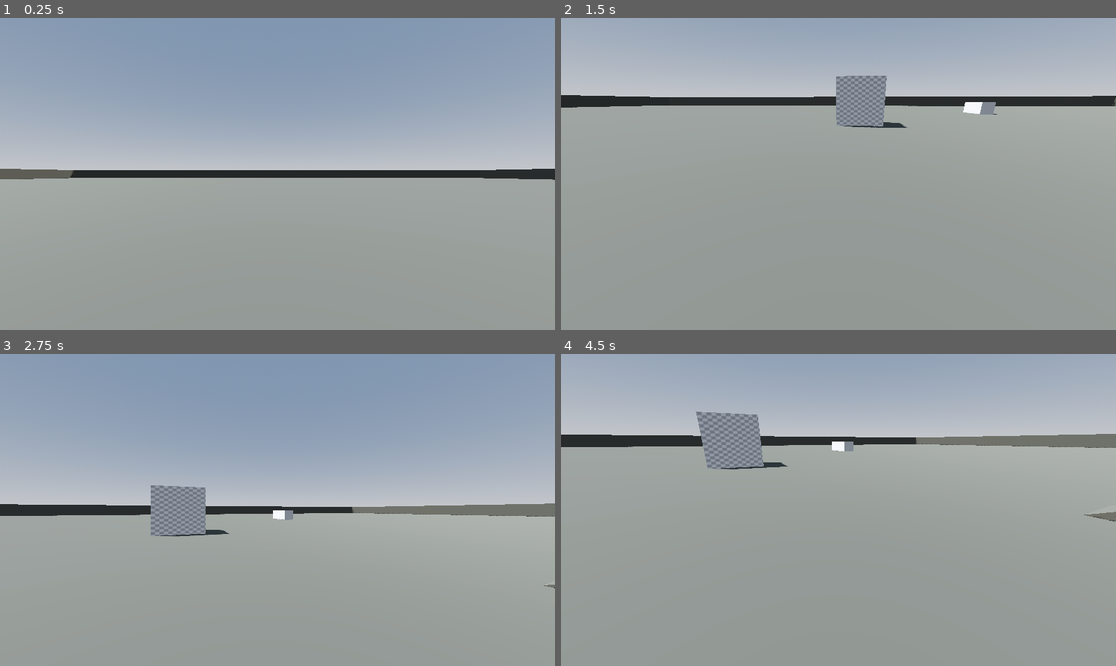
Above: before the commit, frames 1-4 (two rows, left to right).
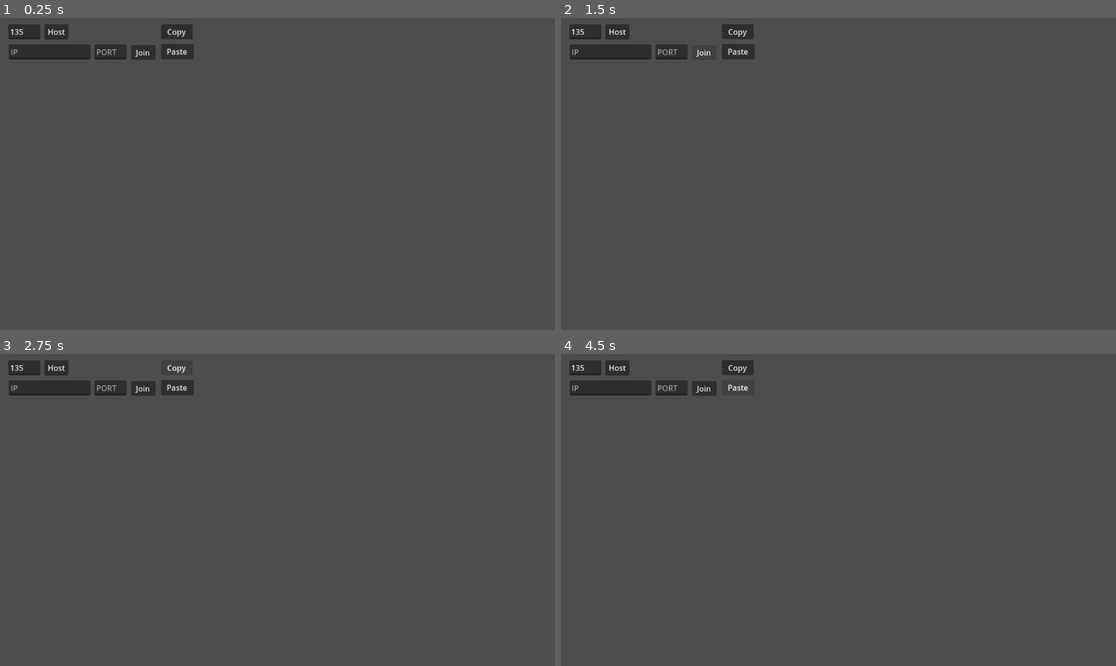
Above: after the commit, the same moments.

Repository: impizza-gg/movement_playground
Game: Godot game, scene res://scenes/main.tscn
The game is run twice, just before and just after one commit, with the same random seed, the same clock (stepped at 60 frames per second) and the same inputs.
Inputs (mouse positions are in pixels of both pictures, inside the frame that each line leads up to):
- Up to frame 1 (0.25 s): no input
- Up to frame 2 (1.5 s): click (616, 30) at 0.5 s, where only the run after the commit has a clickable "Host"; click (705, 52) at 1.25 s, where only the run after the commit has a clickable "Join"
- Up to frame 3 (2.75 s): click (177, 366) at 2 s, where only the run after the commit has a clickable "Copy"
- Up to frame 4 (4.5 s): click (738, 388) at 2.75 s, where only the run after the commit has a clickable "Paste"; click (738, 366) at 3.5 s, where only the run after the commit has a clickable "Copy"; click (738, 388) at 4.25 s, where only the run after the commit has a clickable "Paste"

The runs differ from the first frame. In frame 1, 100% of the frame differs, in the area x 0-100%, y 0-100%; in frame 2, 100%; in frame 3, 100%; in frame 4, 100%.

Commit message:
multiplayer movement

Diff:
--- /dev/null
+++ b/assets/materials/placeholder.tres
@@ -0,0 +1,8 @@
+[gd_resource type="StandardMaterial3D" load_steps=2 format=3 uid="uid://cp8x0ixm8gw6g"]
+
+[ext_resource type="Texture2D" uid="uid://ccuoscf0chga1" path="res://assets/textures/templategrid_albedo.png" id="1_bliox"]
+
+[resource]
+albedo_color = Color(0.34902, 0.32549, 0.305882, 1)
+albedo_texture = ExtResource("1_bliox")
+uv1_scale = Vector3(10, 10, 10)
--- /dev/null
+++ b/default_bus_layout.tres
@@ -0,0 +1,29 @@
+[gd_resource type="AudioBusLayout" load_steps=3 format=3 uid="uid://cv6iemwvxq6mq"]
+
+[sub_resource type="AudioEffectDelay" id="AudioEffectDelay_53v0y"]
+resource_name = "Delay"
+dry = 0.2
+tap1_level_db = 0.0
+tap2_level_db = 0.0
+feedback_active = true
+
+[sub_resource type="AudioEffectCapture" id="AudioEffectCapture_seoum"]
+resource_name = "Capture"
+
+[resource]
+bus/1/name = &"Mute Bus"
+bus/1/solo = false
+bus/1/mute = true
+bus/1/bypass_fx = false
+bus/1/volume_db = 0.0
+bus/1/send = &"Master"
+bus/2/name = &"Record"
+bus/2/solo = false
+bus/2/mute = false
+bus/2/bypass_fx = false
+bus/2/volume_db = 0.0
+bus/2/send = &"Mute Bus"
+bus/2/effect/0/effect = SubResource("AudioEffectDelay_53v0y")
+bus/2/effect/0/enabled = false
+bus/2/effect/1/effect = SubResource("AudioEffectCapture_seoum")
+bus/2/effect/1/enabled = true
--- a/project.godot
+++ b/project.godot
@@ -14,24 +14,29 @@
 run/main_scene="res://scenes/main.tscn"
 config/features=PackedStringArray("4.2", "Forward Plus")
 
+[audio]
+
+driver/enable_input=true
+driver/mix_rate=48000
+
 [input]
 
-W={
+forward={
 "deadzone": 0.5,
 "events": [Object(InputEventKey,"resource_local_to_scene":false,"resource_name":"","device":-1,"window_id":0,"alt_pressed":false,"shift_pressed":false,"ctrl_pressed":false,"meta_pressed":false,"pressed":false,"keycode":0,"physical_keycode":87,"key_label":0,"unicode":119,"echo":false,"script":null)
 ]
 }
-A={
+left={
 "deadzone": 0.5,
 "events": [Object(InputEventKey,"resource_local_to_scene":false,"resource_name":"","device":-1,"window_id":0,"alt_pressed":false,"shift_pressed":false,"ctrl_pressed":false,"meta_pressed":false,"pressed":false,"keycode":0,"physical_keycode":65,"key_label":0,"unicode":97,"echo":false,"script":null)
 ]
 }
-S={
+back={
 "deadzone": 0.5,
 "events": [Object(InputEventKey,"resource_local_to_scene":false,"resource_name":"","device":-1,"window_id":0,"alt_pressed":false,"shift_pressed":false,"ctrl_pressed":false,"meta_pressed":false,"pressed":false,"keycode":0,"physical_keycode":83,"key_label":0,"unicode":115,"echo":false,"script":null)
 ]
 }
-D={
+right={
 "deadzone": 0.5,
 "events": [Object(InputEventKey,"resource_local_to_scene":false,"resource_name":"","device":-1,"window_id":0,"alt_pressed":false,"shift_pressed":false,"ctrl_pressed":false,"meta_pressed":false,"pressed":false,"keycode":0,"physical_keycode":68,"key_label":0,"unicode":100,"echo":false,"script":null)
 ]
@@ -41,3 +46,23 @@
 "events": [Object(InputEventKey,"resource_local_to_scene":false,"resource_name":"","device":-1,"window_id":0,"alt_pressed":false,"shift_pressed":false,"ctrl_pressed":false,"meta_pressed":false,"pressed":false,"keycode":0,"physical_keycode":32,"key_label":0,"unicode":32,"echo":false,"script":null)
 ]
 }
+run={
+"deadzone": 0.5,
+"events": [Object(InputEventKey,"resource_local_to_scene":false,"resource_name":"","device":-1,"window_id":0,"alt_pressed":false,"shift_pressed":false,"ctrl_pressed":false,"meta_pressed":false,"pressed":false,"keycode":0,"physical_keycode":4194325,"key_label":0,"unicode":0,"echo":false,"script":null)
+]
+}
+push_to_talk={
+"deadzone": 0.5,
+"events": [Object(InputEventKey,"resource_local_to_scene":false,"resource_name":"","device":-1,"window_id":0,"alt_pressed":false,"shift_pressed":false,"ctrl_pressed":false,"meta_pressed":false,"pressed":false,"keycode":0,"physical_keycode":86,"key_label":0,"unicode":118,"echo":false,"script":null)
+]
+}
+toggle_mic={
+"deadzone": 0.5,
+"events": [Object(InputEventKey,"resource_local_to_scene":false,"resource_name":"","device":-1,"window_id":0,"alt_pressed":false,"shift_pressed":false,"ctrl_pressed":false,"meta_pressed":false,"pressed":false,"keycode":0,"physical_keycode":67,"key_label":0,"unicode":99,"echo":false,"script":null)
+]
+}
+delay_effect={
+"deadzone": 0.5,
+"events": [Object(InputEventKey,"resource_local_to_scene":false,"resource_name":"","device":-1,"window_id":0,"alt_pressed":false,"shift_pressed":false,"ctrl_pressed":false,"meta_pressed":false,"pressed":false,"keycode":0,"physical_keycode":88,"key_label":0,"unicode":120,"echo":false,"script":null)
+]
+}
--- a/scenes/main.tscn
+++ b/scenes/main.tscn
@@ -1,7 +1,8 @@
-[gd_scene load_steps=6 format=3 uid="uid://bihrl6ordk7di"]
+[gd_scene load_steps=7 format=3 uid="uid://bihrl6ordk7di"]
 
 [ext_resource type="PackedScene" uid="uid://bj33xw5txpl32" path="res://scenes/world.tscn" id="1_t6hnm"]
-[ext_resource type="PackedScene" uid="uid://b4e3pvi0xiqn8" path="res://scenes/player.tscn" id="2_s84rw"]
+[ext_resource type="PackedScene" uid="uid://d2ycoy7gcjn7" path="res://scenes/player/audio_manager.tscn" id="1_x3tfb"]
+[ext_resource type="PackedScene" uid="uid://nhhhyfmirj2" path="res://scenes/multiplayer_controls.tscn" id="2_qfdq4"]
 
 [sub_resource type="ProceduralSkyMaterial" id="ProceduralSkyMaterial_pij2v"]
 sky_horizon_color = Color(0.64625, 0.65575, 0.67075, 1)
@@ -18,6 +19,10 @@
 
 [node name="Node3D" type="Node3D"]
 
+[node name="AudioManager" parent="." instance=ExtResource("1_x3tfb")]
+
+[node name="Multiplayer_Controls" parent="." instance=ExtResource("2_qfdq4")]
+
 [node name="WorldEnvironment" type="WorldEnvironment" parent="."]
 environment = SubResource("Environment_k2cec")
 
@@ -27,5 +32,6 @@
 
 [node name="World" parent="." instance=ExtResource("1_t6hnm")]
 
-[node name="Player" parent="." instance=ExtResource("2_s84rw")]
-transform = Transform3D(1, 0, 0, 0, 1, 0, 0, 0, 1, 0, 1, 0)
+[node name="MultiplayerSpawner" type="MultiplayerSpawner" parent="."]
+_spawnable_scenes = PackedStringArray("res://scenes/player/player.tscn")
+spawn_path = NodePath("..")
--- /dev/null
+++ b/scenes/multiplayer_controls.tscn
@@ -0,0 +1,75 @@
+[gd_scene load_steps=3 format=3 uid="uid://nhhhyfmirj2"]
+
+[ext_resource type="Script" path="res://scripts/multiplayer_controls.gd" id="1_upll6"]
+[ext_resource type="PackedScene" uid="uid://b4e3pvi0xiqn8" path="res://scenes/player/player.tscn" id="2_lg2uu"]
+
+[node name="Multiplayer_Controls" type="Node"]
+script = ExtResource("1_upll6")
+player_scene = ExtResource("2_lg2uu")
+
+[node name="Host_Button" type="Button" parent="."]
+offset_left = 92.0
+offset_top = 13.0
+offset_right = 142.0
+offset_bottom = 45.0
+focus_mode = 0
+text = "Host"
+
+[node name="Join_Button" type="Button" parent="."]
+offset_left = 272.0
+offset_top = 56.0
+offset_right = 323.0
+offset_bottom = 87.0
+focus_mode = 0
+text = "Join"
+
+[node name="Copy_Button" type="Button" parent="."]
+offset_left = 334.0
+offset_top = 13.0
+offset_right = 400.0
+offset_bottom = 44.0
+focus_mode = 0
+text = "Copy
+"
+
+[node name="Paste_Button" type="Button" parent="."]
+offset_left = 334.0
+offset_top = 54.0
+offset_right = 402.0
+offset_bottom = 86.0
+focus_mode = 0
+text = "Paste
+"
+
+[node name="IP_Input" type="LineEdit" parent="."]
+offset_left = 18.0
+offset_top = 55.0
+offset_right = 188.0
+offset_bottom = 86.0
+placeholder_text = "IP"
+
+[node name="JoinPort_Input" type="LineEdit" parent="."]
+offset_left = 196.0
+offset_top = 55.0
+offset_right = 263.063
+offset_bottom = 86.0
+placeholder_text = "PORT"
+
+[node name="HostPort_Input" type="LineEdit" parent="."]
+offset_left = 17.0
+offset_top = 13.0
+offset_right = 84.0625
+offset_bottom = 44.0
+text = "135"
+placeholder_text = "HOST PORT"
+
+[node name="IP_Label" type="Label" parent="."]
+offset_left = 177.0
+offset_top = 14.0
+offset_right = 307.0
+offset_bottom = 43.0
+
+[connection signal="pressed" from="Host_Button" to="." method="_on_host_button_pressed"]
+[connection signal="pressed" from="Join_Button" to="." method="_on_join_button_pressed"]
+[connection signal="pressed" from="Copy_Button" to="." method="_on_copy_button_pressed"]
+[connection signal="pressed" from="Paste_Button" to="." method="_on_paste_button_pressed"]
--- a/scenes/player.tscn
+++ /dev/null
@@ -1,21 +0,0 @@
-[gd_scene load_steps=4 format=3 uid="uid://b4e3pvi0xiqn8"]
-
-[ext_resource type="Script" path="res://scripts/Player.gd" id="1_suouo"]
-
-[sub_resource type="CapsuleMesh" id="CapsuleMesh_ocpyd"]
-
-[sub_resource type="CapsuleShape3D" id="CapsuleShape3D_wkflo"]
-
-[node name="Player" type="CharacterBody3D"]
-script = ExtResource("1_suouo")
-
-[node name="MeshInstance3D" type="MeshInstance3D" parent="."]
-mesh = SubResource("CapsuleMesh_ocpyd")
-
-[node name="CollisionShape3D" type="CollisionShape3D" parent="."]
-shape = SubResource("CapsuleShape3D_wkflo")
-
-[node name="Pivot" type="Node3D" parent="."]
-
-[node name="Camera3D" type="Camera3D" parent="Pivot"]
-transform = Transform3D(1, 0, 0, 0, 1, 0, 0, 0, 1, 0, 0.5, 0)
--- /dev/null
+++ b/scenes/player/audio_manager.tscn
@@ -0,0 +1,16 @@
+[gd_scene load_steps=3 format=3 uid="uid://d2ycoy7gcjn7"]
+
+[ext_resource type="Script" path="res://scripts/AudioManager.gd" id="1_qykfo"]
+
+[sub_resource type="AudioStreamGenerator" id="AudioStreamGenerator_ee6di"]
+mix_rate = 48000.0
+
+[node name="AudioManager" type="Node"]
+script = ExtResource("1_qykfo")
+
+[node name="Input" type="AudioStreamPlayer" parent="."]
+bus = &"Record"
+
+[node name="AudioStreamPlayer" type="AudioStreamPlayer" parent="."]
+stream = SubResource("AudioStreamGenerator_ee6di")
+autoplay = true
--- /dev/null
+++ b/scenes/player/pivot.tscn
@@ -0,0 +1,6 @@
+[gd_scene format=3 uid="uid://80pg6kgdmwuv"]
+
+[node name="Pivot" type="Node3D"]
+
+[node name="Camera3D" type="Camera3D" parent="."]
+transform = Transform3D(1, 0, 0, 0, 1, 0, 0, 0, 1, 0, 0.5, 0)
--- /dev/null
+++ b/scenes/player/player.tscn
@@ -0,0 +1,32 @@
+[gd_scene load_steps=5 format=3 uid="uid://b4e3pvi0xiqn8"]
+
+[ext_resource type="Script" path="res://scripts/Player.gd" id="1_sqvgq"]
+
+[sub_resource type="CapsuleMesh" id="CapsuleMesh_ocpyd"]
+
+[sub_resource type="CapsuleShape3D" id="CapsuleShape3D_wkflo"]
+
+[sub_resource type="SceneReplicationConfig" id="SceneReplicationConfig_4aqv5"]
+properties/0/path = NodePath(".:position")
+properties/0/spawn = true
+properties/0/replication_mode = 1
+properties/1/path = NodePath("MeshInstance3D:rotation")
+properties/1/spawn = true
+properties/1/replication_mode = 1
+
+[node name="Player" type="CharacterBody3D"]
+script = ExtResource("1_sqvgq")
+
+[node name="MeshInstance3D" type="MeshInstance3D" parent="."]
+mesh = SubResource("CapsuleMesh_ocpyd")
+
+[node name="Name_Label" type="Label3D" parent="MeshInstance3D"]
+transform = Transform3D(-1, 0, -8.74228e-08, 0, 1, 0, 8.74228e-08, 0, -1, 0, 1.44542, 0)
+text = "
+"
+
+[node name="CollisionShape3D" type="CollisionShape3D" parent="."]
+shape = SubResource("CapsuleShape3D_wkflo")
+
+[node name="MultiplayerSynchronizer" type="MultiplayerSynchronizer" parent="."]
+replication_config = SubResource("SceneReplicationConfig_4aqv5")
--- a/scenes/world/box.tscn
+++ b/scenes/world/box.tscn
@@ -1,12 +1,8 @@
-[gd_scene load_steps=5 format=3 uid="uid://ba07fy7bpysac"]
+[gd_scene load_steps=4 format=3 uid="uid://ba07fy7bpysac"]
 
-[ext_resource type="Texture2D" uid="uid://ccuoscf0chga1" path="res://assets/textures/templategrid_albedo.png" id="1_0gqxe"]
+[ext_resource type="Material" uid="uid://cp8x0ixm8gw6g" path="res://assets/materials/placeholder.tres" id="1_8jh0l"]
 
 [sub_resource type="BoxMesh" id="BoxMesh_7xi6k"]
-
-[sub_resource type="StandardMaterial3D" id="StandardMaterial3D_ucvwt"]
-albedo_texture = ExtResource("1_0gqxe")
-uv1_scale = Vector3(10, 10, 10)
 
 [sub_resource type="BoxShape3D" id="BoxShape3D_fl1jo"]
 
@@ -14,7 +10,7 @@
 
 [node name="MeshInstance3D" type="MeshInstance3D" parent="."]
 mesh = SubResource("BoxMesh_7xi6k")
-surface_material_override/0 = SubResource("StandardMaterial3D_ucvwt")
+surface_material_override/0 = ExtResource("1_8jh0l")
 
 [node name="CollisionShape3D" type="CollisionShape3D" parent="."]
 shape = SubResource("BoxShape3D_fl1jo")
--- a/scenes/world/ground.tscn
+++ b/scenes/world/ground.tscn
@@ -1,9 +1,9 @@
 [gd_scene load_steps=4 format=3 uid="uid://5huooptdekmv"]
 
-[ext_resource type="Material" uid="uid://yus2k2y7kkbj" path="res://assets/materials/standard_material.tres" id="1_gu8ja"]
+[ext_resource type="Material" uid="uid://cp8x0ixm8gw6g" path="res://assets/materials/placeholder.tres" id="1_d5lv1"]
 
 [sub_resource type="BoxMesh" id="BoxMesh_1t0ji"]
-material = ExtResource("1_gu8ja")
+material = ExtResource("1_d5lv1")
 size = Vector3(100, 0.1, 100)
 
 [sub_resource type="BoxShape3D" id="BoxShape3D_0tlpk"]
--- a/scenes/world/wall.tscn
+++ b/scenes/world/wall.tscn
@@ -1,9 +1,14 @@
-[gd_scene load_steps=4 format=3 uid="uid://b43tx3at4yaeb"]
+[gd_scene load_steps=5 format=3 uid="uid://b43tx3at4yaeb"]
 
-[ext_resource type="Material" uid="uid://yus2k2y7kkbj" path="res://assets/materials/standard_material.tres" id="1_xotov"]
+[ext_resource type="Texture2D" uid="uid://ccuoscf0chga1" path="res://assets/textures/templategrid_albedo.png" id="1_po5fh"]
+
+[sub_resource type="StandardMaterial3D" id="StandardMaterial3D_camb5"]
+albedo_color = Color(0.34902, 0.32549, 0.305882, 1)
+albedo_texture = ExtResource("1_po5fh")
+uv1_scale = Vector3(100, 1, 1)
 
 [sub_resource type="BoxMesh" id="BoxMesh_xp7e6"]
-material = ExtResource("1_xotov")
+material = SubResource("StandardMaterial3D_camb5")
 size = Vector3(100, 2, 0.1)
 
 [sub_resource type="BoxShape3D" id="BoxShape3D_xwwoo"]
--- /dev/null
+++ b/scripts/AudioManager.gd
@@ -0,0 +1,92 @@
+extends Node
+
+@export var push_to_talk := false
+
+@onready var input : AudioStreamPlayer = $Input
+var recordBusIndex : int
+var captureEffect : AudioEffectCapture
+var playback : AudioStreamGeneratorPlayback
+var inputThreshold := 0.005
+var receiveBuffer := PackedFloat32Array()
+var captureIndex : int
+
+var delay_on := false
+var capturing := true
+
+func _ready() -> void:
+	setupAudio()
+
+
+func _unhandled_input(event: InputEvent) -> void:
+	if event.is_action_pressed("toggle_mic"):
+		capturing = not capturing
+		AudioServer.set_bus_effect_enabled(recordBusIndex, 1, capturing)
+	elif event.is_action_pressed("delay_effect"):
+		delay_on = not delay_on
+		AudioServer.set_bus_effect_enabled(recordBusIndex, 0, delay_on)
+
+
+func setupAudio() -> void:
+	input.stream = AudioStreamMicrophone.new()
+	input.play()
+
+	recordBusIndex = AudioServer.get_bus_index("Record")
+	captureIndex = AudioServer.get_bus_effect_count(recordBusIndex) - 1
+
+	if push_to_talk:
+		AudioServer.set_bus_effect_enabled(recordBusIndex, captureIndex, 0)
+
+	# Efeito Capture deve sempre ser o último no bus Record
+	captureEffect = AudioServer.get_bus_effect(recordBusIndex, captureIndex)
+	playback = $AudioStreamPlayer.get_stream_playback()
+
+
+func _process(delta: float) -> void:
+	if push_to_talk:
+		if Input.is_action_pressed("push_to_talk"):
+			AudioServer.set_bus_effect_enabled(recordBusIndex, captureIndex, 1)
+		else:
+			AudioServer.set_bus_effect_enabled(recordBusIndex, captureIndex, 0)
+
+	process_mic()
+	process_incoming()
+
+
+#func set_record_effect(index: int, val := true):
+	#AudioServer.set_bus_effect_enabled(recordBusIndex, index, val)
+
+
+func process_mic() -> void:
+	if not capturing:
+		return
+
+	var stereoData : PackedVector2Array = captureEffect.get_buffer(captureEffect.get_frames_available())
+
+	if stereoData.size() > 0:
+		var data = PackedFloat32Array()
+		data.resize(stereoData.size())
+		var maxAmplitude := 0.0
+
+		for i in range(stereoData.size()):
+			var value = (stereoData[i].x + stereoData[i].y) / 2
+			maxAmplitude = max(value, maxAmplitude)
+			data[i] = value
+
+		if maxAmplitude < inputThreshold:
+			return
+
+		sendData.rpc(data)
+
+
+func process_incoming() -> void:
+	if receiveBuffer.size() <= 0:
+		return
+
+	for i in range(min(playback.get_frames_available(), receiveBuffer.size())):
+		playback.push_frame(Vector2(receiveBuffer[0], receiveBuffer[0]))
+		receiveBuffer.remove_at(0)
+
+
+@rpc("any_peer", "call_remote", "unreliable_ordered")
+func sendData(data: PackedFloat32Array):
+	receiveBuffer.append_array(data)
--- a/scripts/Player.gd
+++ b/scripts/Player.gd
@@ -1,46 +1,40 @@
 extends CharacterBody3D
 
-var speed
-const RUN_SPEED = 8.5
-const WALK_SPEED = 5.0
-const JUMP_VELOCITY = 4.5
+var speed : float
+const RUN_SPEED := 8.5
+const WALK_SPEED := 5.0
+const JUMP_VELOCITY := 4.5
 
-var gravity: float = 9.8
+var gravity := 9.8
 
-@onready var neck := $Pivot
-@onready var camera := $Pivot/Camera3D
-#@onready var flashlight := $Pivot/Camera3D/Flashlight
-
-#@export var footstep_sounds : Array[AudioStreamOggVorbis]
-#@export var footstep_player : AudioStreamPlayer3D
+var pivot = preload("res://scenes/player/pivot.tscn")
+var neck: Node3D
+var camera: Camera3D
 
 # MOUSE
 const SENSITIVITY = 0.008
 
 # PASSOS
-const BOB_FREQUENCY = 2.0
-const BOB_AMPLTIUDE = 0.2
+const BOB_FREQUENCY = 2.5
+const BOB_AMPLTIUDE = 0.05
 var t_bob = 0.0
 
-# SONS PASSOS
-#const WALK_VOLUME = -25.0
-#const RUN_VOLUME = -20.0
-#var can_play = true
-#signal step
 
-# LANTERNA
-#const LIGHT_ON = 280
-#const LIGHT_OFF = 0
-#var light_status := true
-#
-#var power_off := false
+func _enter_tree() -> void:
+	set_multiplayer_authority(name.to_int(), true)
+	if is_multiplayer_authority():
+		neck = pivot.instantiate()
+		add_child(neck)
+		camera = neck.find_child("Camera3D")
 
-func _ready():
-	pass
-	#light_group = get_tree().get_nodes_in_group("lights_power_off")
-	#flickering_lights_group = get_tree().get_nodes_in_group("flickering_lights")
+	var ma = "AUTHORITY" if is_multiplayer_authority() else "NOT AUTHORITY"
+	print(name + " entered the tree: " + ma)
+	$MeshInstance3D/Name_Label.text = name
 
 func _unhandled_input(event: InputEvent) -> void:
+	if not is_multiplayer_authority():
+		return
+
 	if event is InputEventMouseButton:
 		Input.set_mouse_mode(Input.MOUSE_MODE_CAPTURED)
 	elif event.is_action_pressed("ui_cancel"):
@@ -49,32 +43,28 @@
 	if Input.get_mouse_mode() == Input.MOUSE_MODE_CAPTURED:
 		if event is InputEventMouseMotion:
 			neck.rotate_y(-event.relative.x * SENSITIVITY)
+			$MeshInstance3D.rotation = neck.rotation
 			camera.rotate_x(-event.relative.y * SENSITIVITY)
 			camera.rotation.x = clamp(camera.rotation.x, deg_to_rad(-30), deg_to_rad(60))
 
-			#flashlight.rotation.x = camera.rotation.y
-			#flashlight.rotation.y = neck.rotation.x
 
 func _physics_process(delta: float) -> void:
-	# Add the gravity.
+	if not is_multiplayer_authority():
+		move_and_slide()
+		return
+
 	if not is_on_floor():
 		velocity.y -= gravity * delta
-
-	# Handle jump.
-	if Input.is_action_just_pressed("jump") and is_on_floor():
+	elif Input.is_action_just_pressed("jump") and is_on_floor():
 		velocity.y = JUMP_VELOCITY
 
-	# Get the input direction and handle the movement/deceleration.
-	# As good practice, you should replace UI actions with custom gameplay actions.
-	var input_dir := Input.get_vector("A", "D", "W", "S")
+	var input_dir := Input.get_vector("left", "right", "forward", "back")
 	var direction = (neck.transform.basis * Vector3(input_dir.x, 0, input_dir.y)).normalized()
 
-	if Input.is_action_pressed("shift"):
+	if Input.is_action_pressed("run"):
 		speed = RUN_SPEED
-		#footstep_player.volume_db = RUN_VOLUME
 	else:
 		speed = WALK_SPEED
-		#footstep_player.volume_db = WALK_VOLUME
 
 	if direction:
 		velocity.x = direction.x * speed
@@ -85,7 +75,7 @@
 
 	t_bob += delta * velocity.length() * float(is_on_floor())
 	camera.transform.origin = _headbob(t_bob)
-	#flashlight.transform.origin = _headbob(t_bob) * 0.6
+
 	move_and_slide()
 
 func _headbob(time) -> Vector3:
@@ -93,16 +83,4 @@
 	pos.y = sin(time * BOB_FREQUENCY) * BOB_AMPLTIUDE
 	pos.x = cos(time * BOB_FREQUENCY / 2) * BOB_AMPLTIUDE
 
-	# SOM DOS PASSOS
-	#var low_pos = BOB_AMPLTIUDE - 0.05
-	## reseta quando dá um passo (saiu do ponto mais baixo)
-	#if pos.y > -low_pos:
-		#can_play = true
-	#
-	#if pos.y < -low_pos and can_play:
-		#can_play = false
-		#var random_index = randi_range(0, footstep_sounds.size() - 1)
-		#footstep_player.stream = footstep_sounds[random_index]
-		#footstep_player.pitch_scale = randf_range(0.8, 1.2)
-		#footstep_player.play()
 	return pos
--- /dev/null
+++ b/scripts/multiplayer_controls.gd
@@ -0,0 +1,68 @@
+extends Node
+
+var peer = ENetMultiplayerPeer.new()
+@export var player_scene: PackedScene
+
+func _on_host_button_pressed() -> void:
+	var ip : String
+	if OS.has_feature("windows"):
+		ip = IP.resolve_hostname(str(OS.get_environment("COMPUTERNAME")), IP.TYPE_IPV4)
+	else:
+		ip = IP.resolve_hostname(str(OS.get_environment("HOSTNAME")), IP.TYPE_IPV4)
+	# https://forum.godotengine.org/t/how-to-get-local-ip-address/10399/2
+
+	var port = $HostPort_Input.text
+	var HOST_ERROR = peer.create_server(int(port))
+
+	if HOST_ERROR != OK:
+		print("NETWORK: HOST ERROR")
+		return
+
+	$IP_Label.text = ip + ":" + port
+	multiplayer.multiplayer_peer = peer
+	multiplayer.peer_connected.connect(add_player)
+	multiplayer.peer_disconnected.connect(peer_disconnected)
+	multiplayer.server_disconnected.connect(server_disconnected)
+	add_player()
+
+
+func peer_disconnected(id):
+	print("Peer disconnected: " + str(id))
+
+
+func server_disconnected():
+	# TODO: retirar o jogador do mundo quando o servidor disconecta
+	print("Server disconnected")
+
+
+func add_player(id = 1):
+	var player = player_scene.instantiate()
+	player.name = str(id)
+
+	# TODO: Trocar isso por outro método que seja menos dependente da configuração da árvore de nodos
+	var parent = get_parent()
+	parent.call_deferred("add_child", player)
+
+
+func _on_join_button_pressed() -> void:
+	var ip = $IP_Input.text
+	var port = int($JoinPort_Input.text)
+
+	var JOIN_ERROR = peer.create_client(ip, port)
+	if JOIN_ERROR != OK:
+		print("NETWORK: JOIN ERROR")
+		return
+
+	multiplayer.multiplayer_peer = peer
+
+
+func _on_copy_button_pressed() -> void:
+	DisplayServer.clipboard_set($IP_Label.text)
+
+
+func _on_paste_button_pressed() -> void:
+	var fullIp = DisplayServer.clipboard_get()
+	var split = fullIp.split(":")
+	if split.size()  > 1:
+		$IP_Input.text = split[0]
+		$JoinPort_Input.text = split[1]
Not shown, added: scenes/pla70FA.tmp
Not shown, added: scenes/pla89E0.tmp
